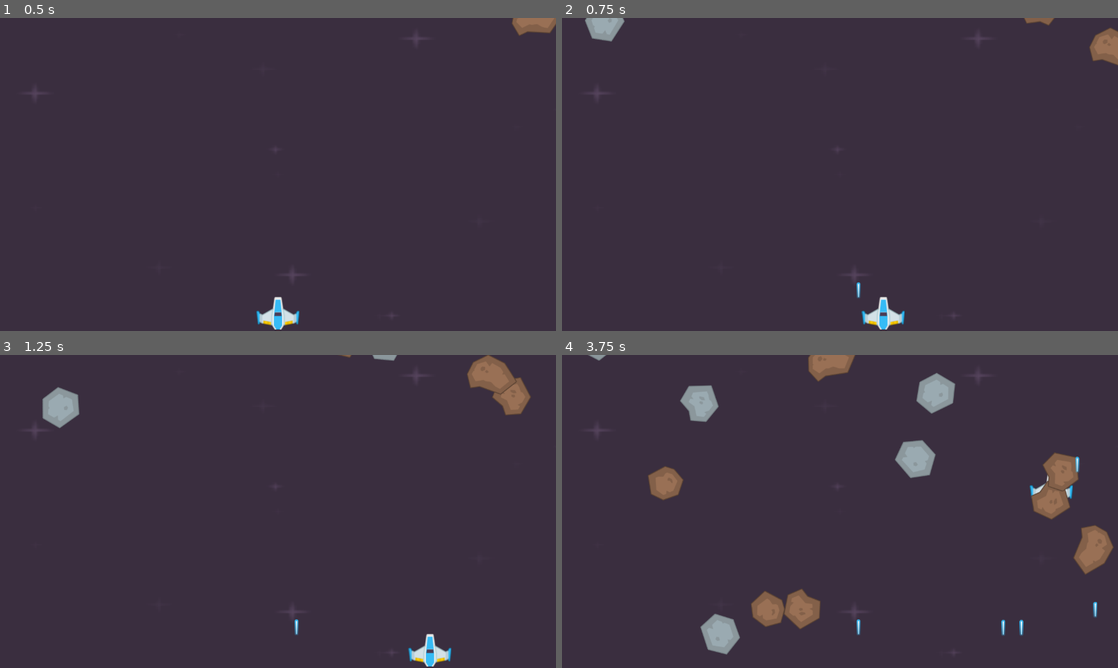
Above: before the commit, frames 1-4 (two rows, left to right).
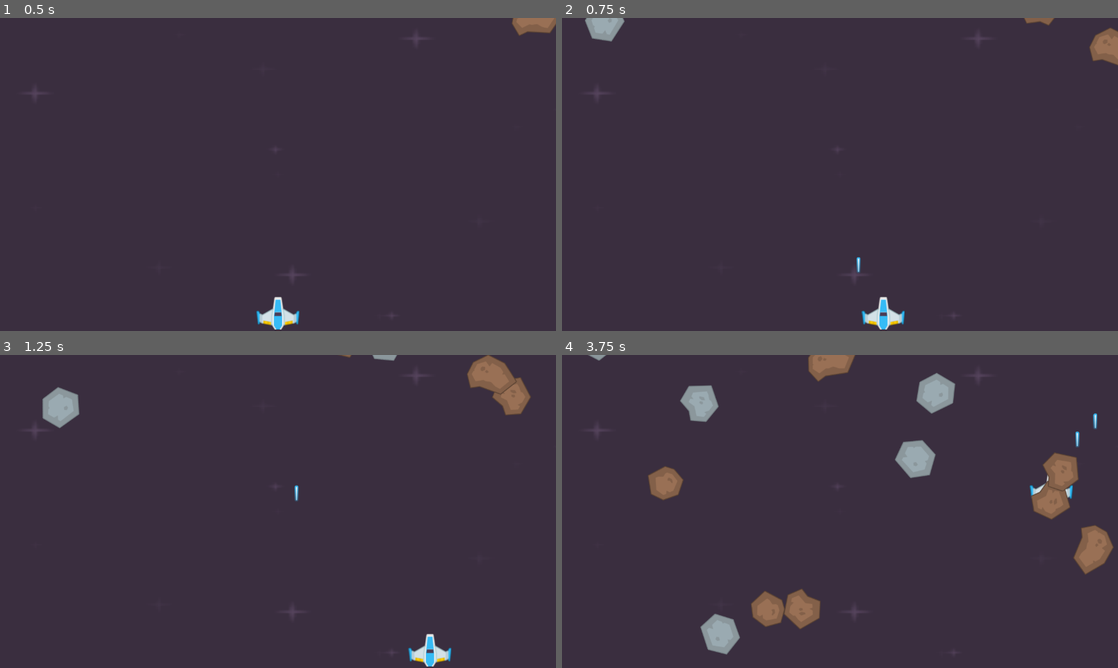
Above: after the commit, the same moments.

Repository: MominulMoon/Space-Shooter-Game
Game: Godot game, scene res://Scene/level.tscn
Same seed, same stepped clock (60 frames per second), same inputs: the game is played once before the commit and once after it.
Inputs:
- Up to frame 1 (0.5 s): no input
- Up to frame 2 (0.75 s): hold Right (right) from 0.53 s (still down); tap Space (Shoot) at 0.6 s
- Up to frame 3 (1.25 s): keep holding Right (right)
- Up to frame 4 (3.75 s): release Right (right) at 1.28 s; hold Down (down) 1.28-2.03 s; tap Space (Shoot) every 0.75 s from 1.35 to 3.6 s; hold Right (right) 2.03-2.78 s; hold Up (up) 2.78-3.53 s; hold Left (left) from 3.53 s (still down)

Frame 1 is identical in both runs. In frame 2, less than 0.1% of the frame differs, in the area x 53-54%, y 76-90%; in frame 3, less than 0.1%; in frame 4, 0.3%, in the area x 53-97%, y 18-90%.

Commit message:
Update Laser

Diff:
--- /dev/null
+++ b/Scene/laser.gd
@@ -0,0 +1,4 @@
+extends Area2D
+@export var speed =500
+func _process(delta: float) -> void:
+	position.y -=speed * delta
--- a/Scene/laser.tscn
+++ b/Scene/laser.tscn
@@ -1,6 +1,7 @@
-[gd_scene load_steps=3 format=3 uid="uid://2ghu1y0lx21x"]
+[gd_scene load_steps=4 format=3 uid="uid://2ghu1y0lx21x"]
 
 [ext_resource type="Texture2D" uid="uid://1r6jtu4pje76" path="res://Assets/PNG/Lasers/laserBlue07.png" id="1_2mc1n"]
+[ext_resource type="Script" uid="uid://dnh78enk6cd3i" path="res://Scene/laser.gd" id="1_grppe"]
 
 [sub_resource type="CapsuleShape2D" id="CapsuleShape2D_grppe"]
 radius = 4.0
@@ -9,6 +10,7 @@
 [node name="Laser" type="Area2D"]
 collision_layer = 8
 collision_mask = 2
+script = ExtResource("1_grppe")
 
 [node name="Sprite2D" type="Sprite2D" parent="."]
 texture = ExtResource("1_2mc1n")
--- a/Scene/palyer.gd
+++ b/Scene/palyer.gd
@@ -9,7 +9,7 @@
 	position=Vector2(1280/2,680)
 
 # Called every frame. 'delta' is the elapsed time since the previous frame.
-func _process(delta: float) -> void:
+func _process(_delta: float) -> void:
 	var direction=Input.get_vector("left","right","up","down")
 	velocity =direction*speed
 	move_and_slide()
Not shown, added: Scene/laser.gd.uid
